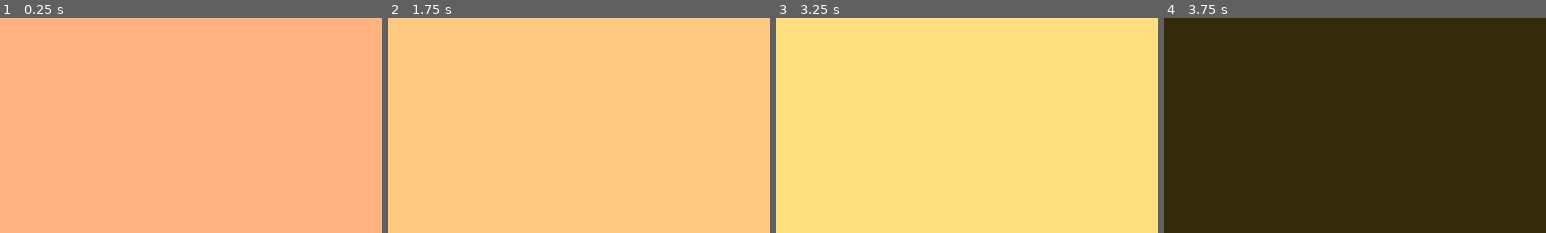
Above: before the commit, frames 1-4 (left to right).
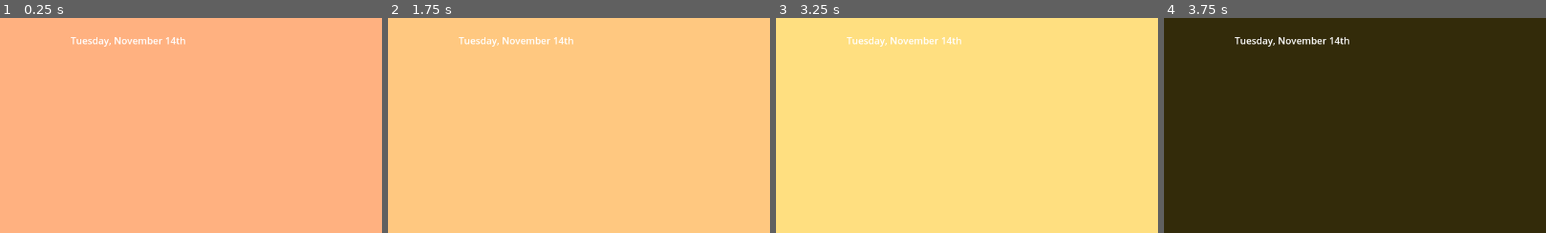
Above: after the commit, the same moments.

Repository: Camuise/colordle
Game: Godot game, scene res://Main.tscn
Two runs of this game, one before a commit and one after it. Both use one fixed random seed, a clock stepped at 60 frames per second and the inputs below.
Inputs (mouse positions are % of the whole screen's width and height, from its top left):
- Up to frame 1 (0.25 s): no input
- Up to frame 2 (1.75 s): click (5, 8) at 0.5 s; click (5, 8) at 1.25 s
- Up to frame 3 (3.25 s): click (5, 8) at 2 s; tap Enter at 2.75 s
- Up to frame 4 (3.75 s): tap Space at 3.5 s
The pictures show only the part of the screen within x 14-64%, y 0-50%; the shares and areas given below are measured in that part.

The runs differ from the first frame. In frame 1, 0.5% of the frame differs, in the area x 18-49%, y 8-14%; in frame 2, 0.5%; in frame 3, 0.5%; in frame 4, 0.6%.

Commit message:
feat: add label with current date

Diff:
--- a/Main.tscn
+++ b/Main.tscn
@@ -1,9 +1,10 @@
-[gd_scene load_steps=5 format=3 uid="uid://jdbb2vhovioi"]
+[gd_scene load_steps=6 format=3 uid="uid://jdbb2vhovioi"]
 
 [ext_resource type="Theme" uid="uid://7bdtpoekv6hy" path="res://light.tres" id="1_cm0pq"]
 [ext_resource type="Script" uid="uid://b15miqqfc656u" path="res://background.gd" id="1_glv2v"]
 [ext_resource type="Texture2D" uid="uid://u88k76fgwxta" path="res://images/theme/sun.svg" id="2_cm0pq"]
 [ext_resource type="Script" uid="uid://cqy5j4gj2kgxc" path="res://themeSwitcher.gd" id="4_3dxm6"]
+[ext_resource type="Script" uid="uid://d0kd2gj605ly8" path="res://label.gd" id="5_fos0i"]
 
 [node name="Control" type="Control"]
 layout_mode = 3
@@ -14,6 +15,7 @@
 layout_mode = 0
 offset_right = 1280.0
 offset_bottom = 720.0
+color = Color(0.34, 0, 0, 1)
 script = ExtResource("1_glv2v")
 saturation = 0.15
 
@@ -27,5 +29,15 @@
 expand_icon = true
 script = ExtResource("4_3dxm6")
 
+[node name="Label" type="Label" parent="."]
+layout_mode = 0
+offset_left = 545.0
+offset_top = 26.0
+offset_right = 789.0
+offset_bottom = 84.0
+text = "Aug 24 2025"
+horizontal_alignment = 1
+script = ExtResource("5_fos0i")
+
+[connection signal="on_theme_changed" from="Theme" to="Background" method="_on_theme_changed"]
 [connection signal="on_theme_changed" from="Theme" to="Background" method="_on_theme_on_theme_changed"]
-[connection signal="on_theme_changed" from="Theme" to="Background" method="_on_theme_changed"]
--- /dev/null
+++ b/label.gd
@@ -0,0 +1,50 @@
+extends Label
+
+var date_string: String
+
+# Called when the node enters the scene tree for the first time.
+func _ready() -> void:
+    date_string = _get_date_string()
+    self.text = date_string
+    recenter_label()
+
+
+func _get_date_string() -> String:
+    # format as DayOfWeek, Month Day+Suffix
+    var now = Time.get_datetime_dict_from_system()
+    var possible_days: Array[String] = [
+        "Sunday", "Monday", "Tuesday", "Wednesday", "Thursday", "Friday", "Saturday"
+    ]
+    var day_of_week = possible_days[now.weekday]
+    var possible_months: Array[String] = [
+        "January", "February", "March", "April", "May", "June",
+        "July", "August", "September", "October", "November", "December"
+    ]
+    var month = possible_months[now.month - 1]
+    var day = str(now.day).pad_zeros(2)
+    var suffix = ""
+    var last_digit = day[day.length() - 1]
+    match last_digit:
+        "1":
+            suffix = "st"
+        "2":
+            suffix = "nd"
+        "3":
+            suffix = "rd"
+        _:
+            suffix = "th"
+    return "%s, %s %s%s" % [day_of_week, month, day, suffix]
+
+func recenter_label() -> void:
+    # first, resize to match current label text
+    self.size = self.get_minimum_size()
+    # second, move label
+    self.position.x = get_viewport().size.x / 2 - self.size.x / 2
+
+# Called every frame. 'delta' is the elapsed time since the previous frame.
+func _process(_delta: float) -> void:
+    var now: String = _get_date_string()
+    if now != date_string:
+        date_string = now
+        self.text = date_string
+        recenter_label()
Not shown, added: label.gd.uid
